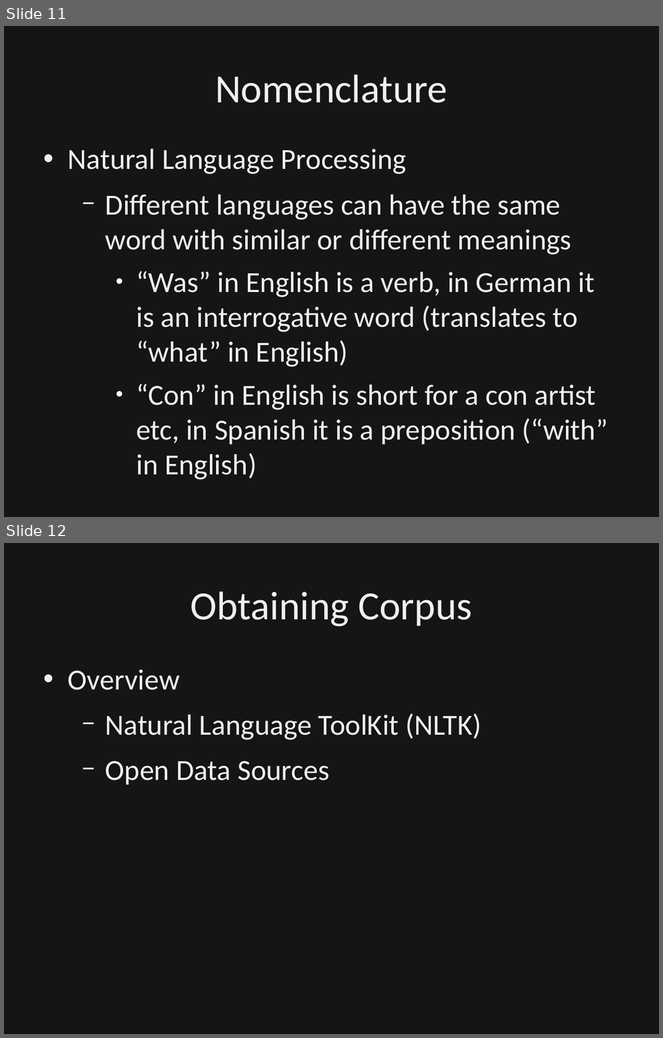
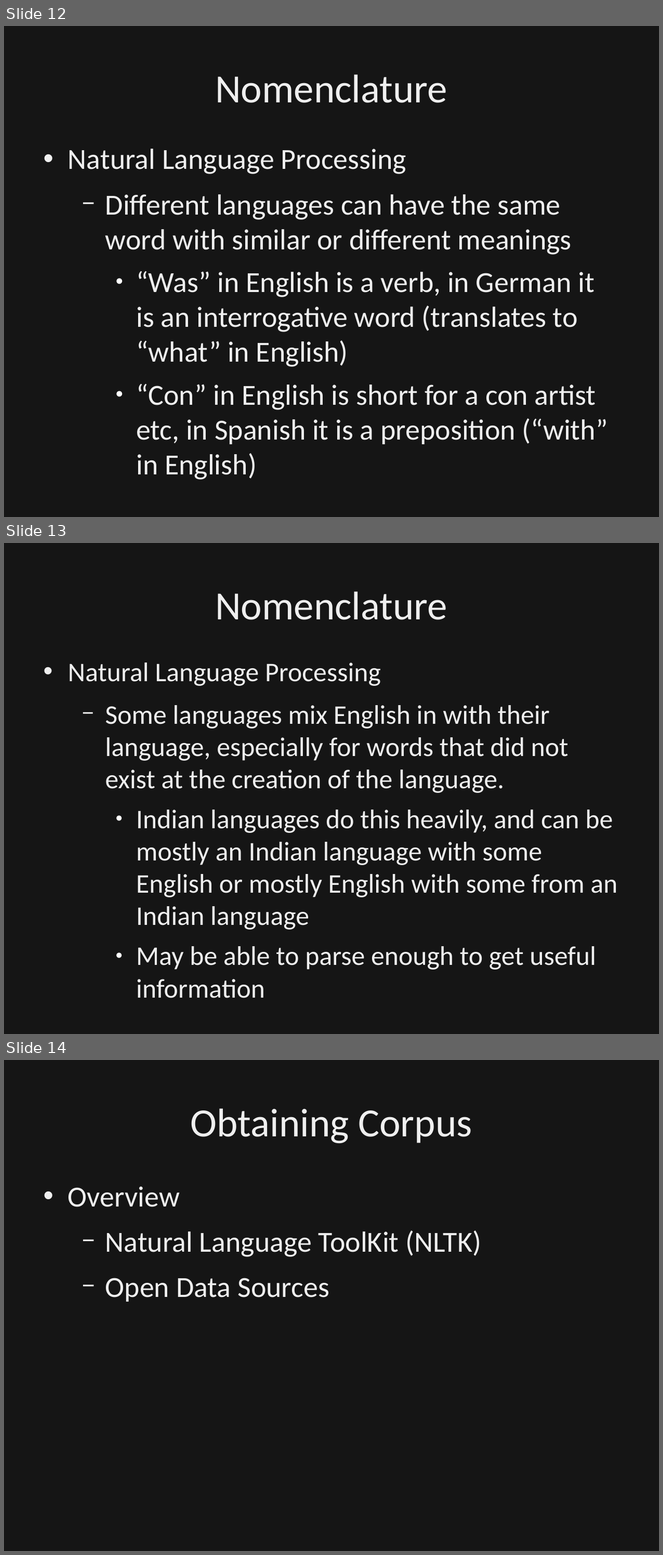
Before and after one commit to dbowmans46/PracticalProgramming, a slide deck: Session 7 - Python/Instructional Material/Session 7 - Python Brief Intro to NLP.odp. Shown one above the other, each under a label of ours: slides 11 and 12 before the commit, slides 12, 13 and 14 after it. The pictures are 663x1038 and 663x1555 pixels, drawn with LibreOffice and Linux fonts; fonts in the diff are those of the drawing; background and template pictures are left out; a plain dark background stands for a picture behind light text. Boxes give left, top, right and bottom in pixels: in the first picture for what was removed or moved away, otherwise in the second. Text is boxed around its words. In the diff, an @@ line names an element or a change of style, - is before the commit and + after.

Commit message:
Added slides for part-of-speech tagging.  Added details to nomenclature on language mixing.  Added goal slide.  Included in-class example and in-clss exercise queue slides for text preparation section.

```diff
--- a/Session 7 - Python/Instructional Material/Session 7 - Python Brief Intro to NLP.odp
+++ b/Session 7 - Python/Instructional Material/Session 7 - Python Brief Intro to NLP.odp
@@ slide 13 added at (4,543,659,1034), background picture (left out) @@
@@ rectangle added at (4,543,659,1034), fill #000000 at 50% opacity, outline #000000 0 pt @@
@@ title added at (215,591,448,620), 44 pt, text #EFEFEF @@
+Nomenclature
@@ text added at (68,663,618,970), 29.6 pt, text #EFEFEF @@
+• Natural Language Processing
+  − Some languages mix English in with their language, especially for words that did not exist at the creation of the language.
+    ● Indian languages do this heavily, and can be mostly an Indian language with some English or mostly English with some from an Indian language
+    ● May be able to parse enough to get useful information
@@ what was slide 11 is now slide 12 @@
@@ what was slide 12 is now slide 14 @@
```
Also in this commit, not shown: 5 slides changed, 7 other slides added.
